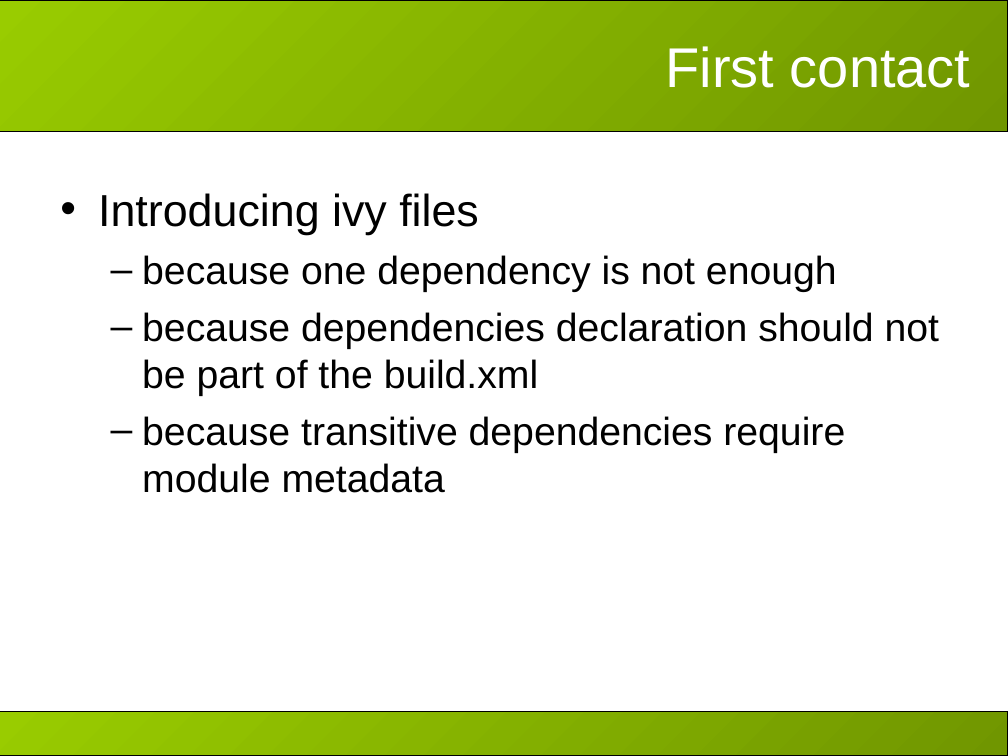
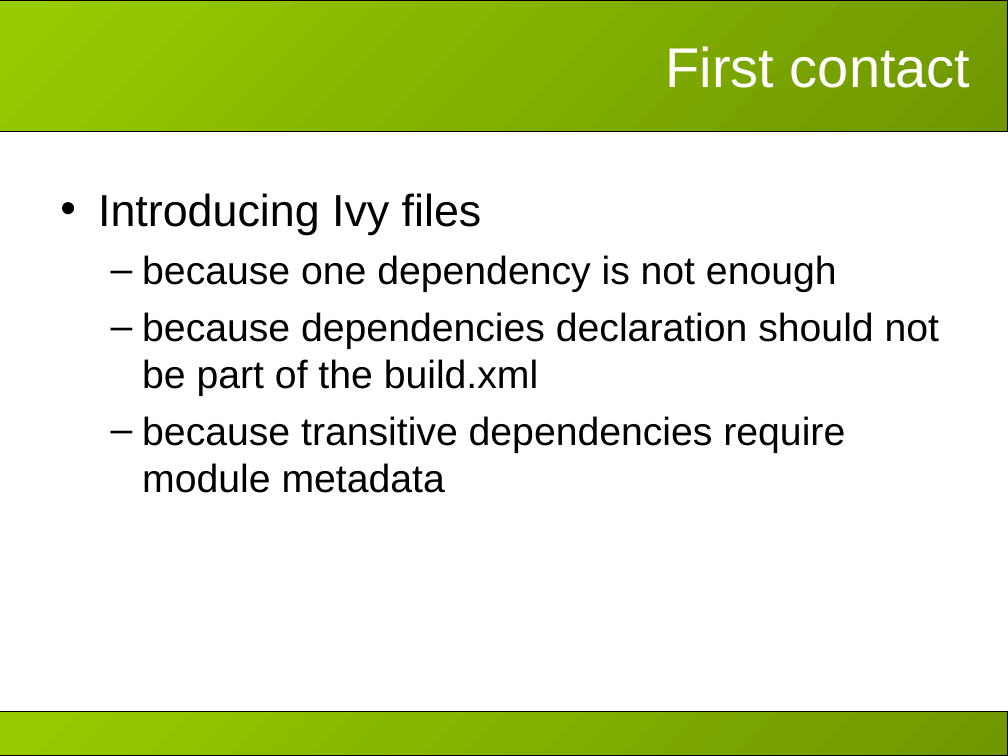
Before and after one commit to apache/ant-ivy, a slide deck: slide 10 of doc/presentations/apache-con-2007/slides.ppt. Drawn at 1008x756 pixels with LibreOffice and Linux fonts; fonts in the diff are those of the drawing; background and template pictures are left out. Boxes give left, top, right and bottom in pixels: in the first picture for what was removed or moved away, otherwise in the second. Text is boxed around its words. In the diff, an @@ line names an element or a change of style, - is before the commit and + after.

```diff
--- a/doc/presentations/apache-con-2007/slides.ppt
+++ b/doc/presentations/apache-con-2007/slides.ppt
@@ text at [98,193,482,235]: text changed @@
-• Introducing ivy files
+• Introducing Ivy files
```
Also in this commit, not shown: 4 other slides changed, 13 other files.
